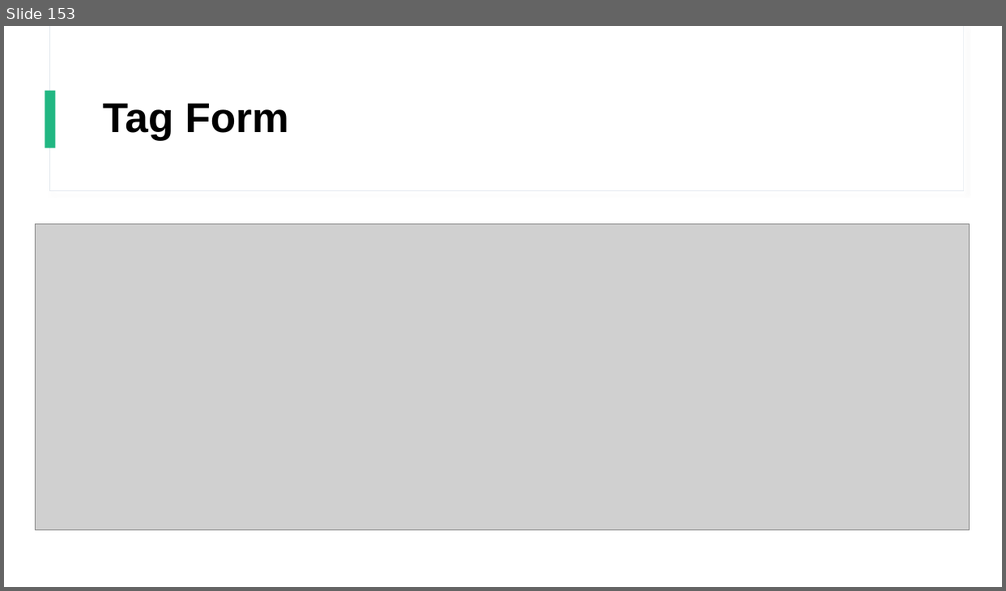
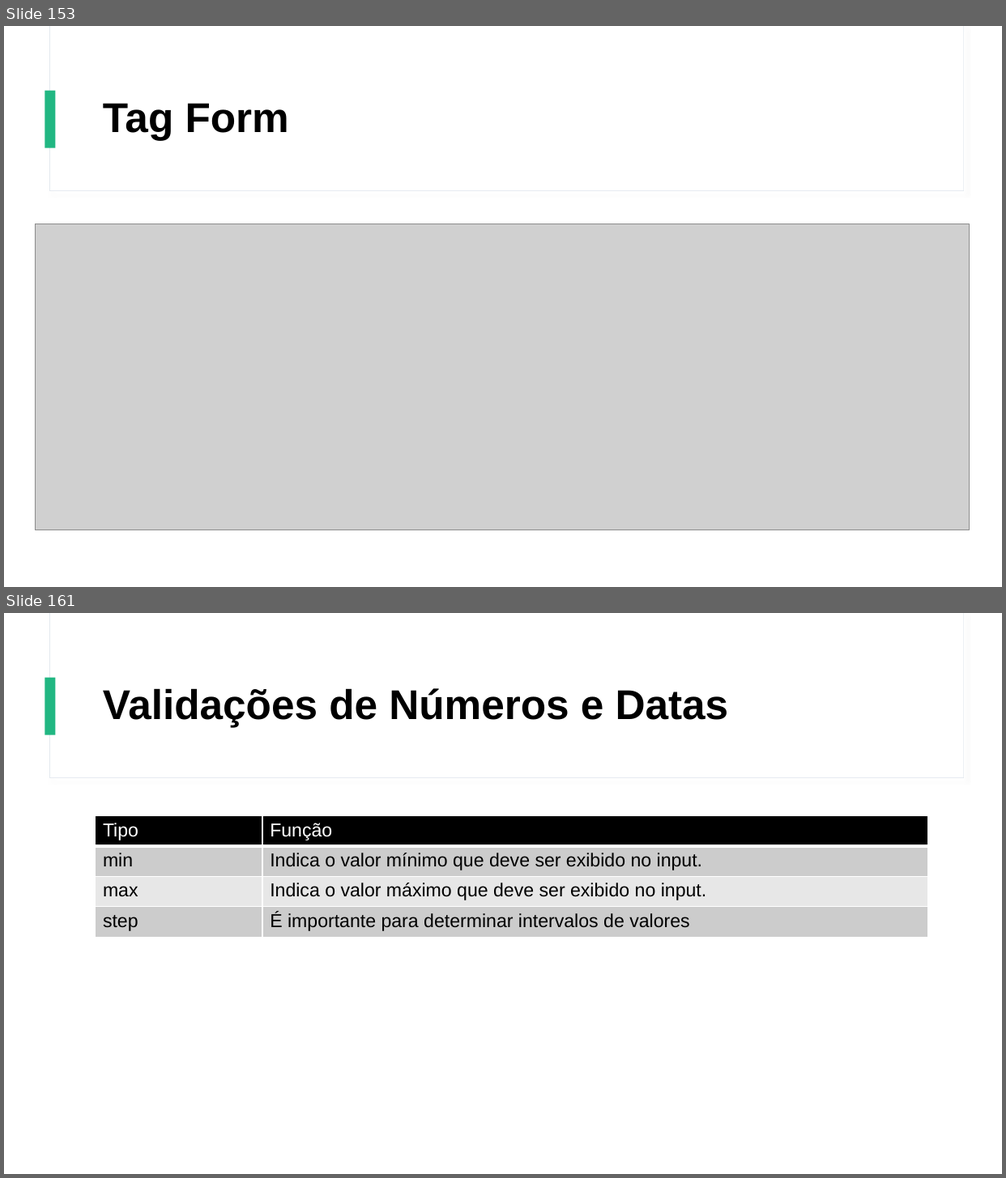
Before and after one commit to Gustavo6401/CursoHTMLCSS, a slide deck: Power Point/Curso de HTML e CSS.pptx. Shown one above the other, each under a label of ours: slide 153 before the commit, slides 153 and 161 after it; the slides between them are not shown. The pictures are 1006x591 and 1006x1178 pixels, drawn with LibreOffice and Linux fonts; fonts in the diff are those of the drawing; grey boxes stand for pictures. Boxes give left, top, right and bottom in pixels: in the first picture for what was removed or moved away, otherwise in the second. Text is boxed around its words. In the diff, an @@ line names an element or a change of style, - is before the commit and + after.

```diff
--- a/Power Point/Curso de HTML e CSS.pptx
+++ b/Power Point/Curso de HTML e CSS.pptx
@@ slide 161 added at box(4, 613, 1002, 1174), background #FFFFFF; not listed: 3 template elements that a slide beside it also shows @@
@@ title added at box(103, 688, 729, 727), 40 pt, text #000000, bold @@
+Validações de Números e Datas
@@ table added at box(96, 815, 928, 937), 4 rows, 2 columns @@
+Tipo | Função
+min | Indica o valor mínimo que deve ser exibido no input.
+max | Indica o valor máximo que deve ser exibido no input.
+step | É importante para determinar intervalos de valores
```
Also in this commit, not shown: 8 other slides added, 5 other files.
